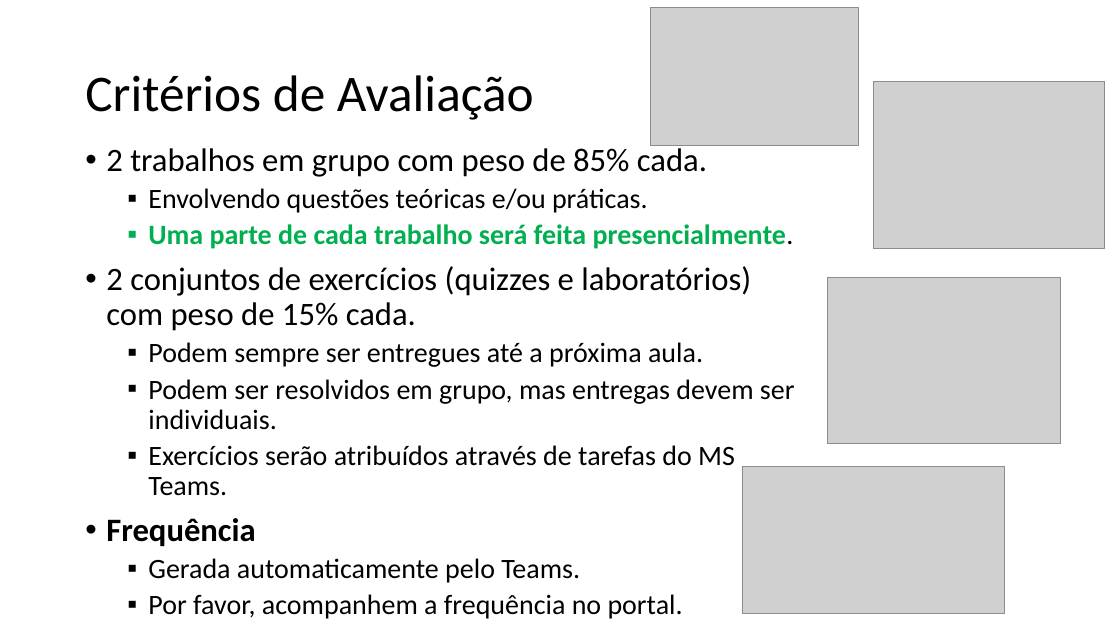
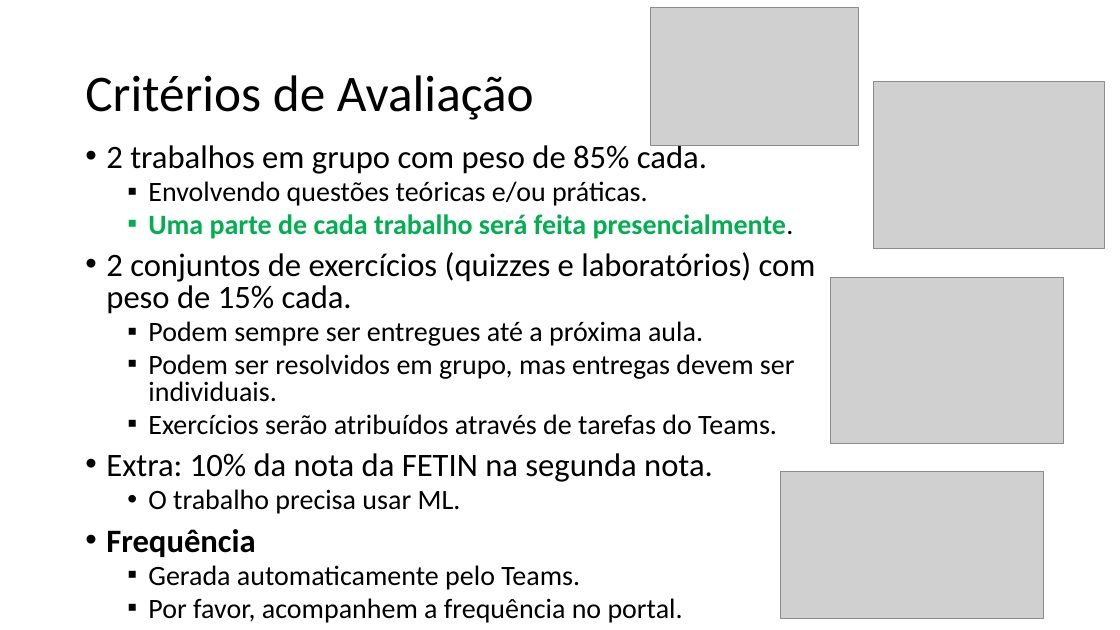
Before and after one commit to zz4fap/t320_aprendizado_de_maquina, a slide deck: slide 4 of slides/T320_Classificação (Parte I).pptx. Drawn at 1120x630 pixels with LibreOffice and Linux fonts; fonts in the diff are those of the drawing; grey boxes stand for pictures. Boxes give left, top, right and bottom in pixels: in the first picture for what was removed or moved away, otherwise in the second. Text is boxed around its words. In the diff, an @@ line names an element or a change of style, - is before the commit and + after.

```diff
--- a/slides/T320_Classificação (Parte I).pptx
+++ b/slides/T320_Classificação (Parte I).pptx
@@ text at bbox=[106, 141, 816, 623]: line spacing 0.9 to 0.8 @@
@@ picture: place and size @@
-picture at bbox=[828, 277, 1060, 444]
+picture at bbox=[831, 277, 1064, 444]
@@ text at bbox=[106, 414, 777, 514]: text changed @@
-  ▪ Exercícios serão atribuídos através de tarefas do MS Teams.
+  ▪ Exercícios serão atribuídos através de tarefas do Teams.
+• Extra: 10% da nota da FETIN na segunda nota.
+  • O trabalho precisa usar ML.
@@ picture: place and size @@
-picture at bbox=[742, 466, 1004, 613]
+picture at bbox=[781, 472, 1043, 619]
```
Also in this commit, not shown: 7 other slides changed, 1 other file.
